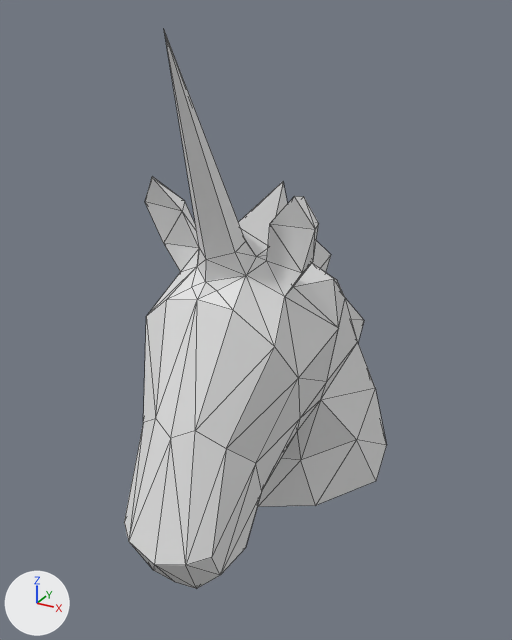
Renders of the Blender file unicorn.blend from each side of a commit.
Camera for both pictures: a 50 mm lens placed at (12.6, -20.4, 20.8), pointed at (-1.0, 4.4, 8.4). Lighting does not change. The marker at lower left points along +X, +Y and +Z. Mesh edges are drawn as thin lines.
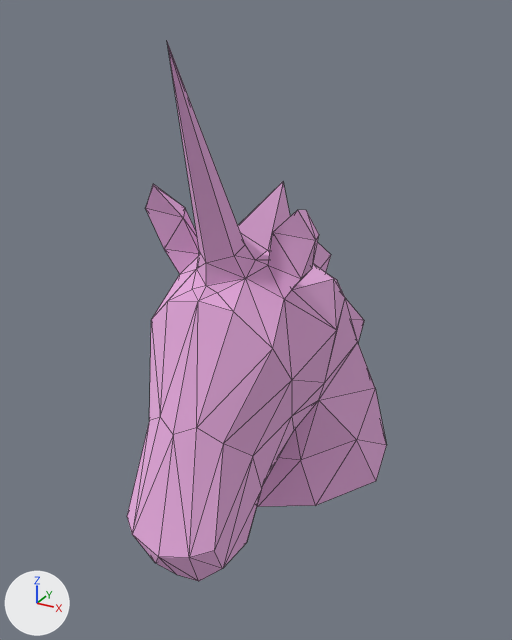
Where the change shows, as pixel boxes (x1, y1, x2, y2) in the pictures (512 x 640 px; the box of a moved part takes in the faces that stretch with it):
'Plane', recoloured, reshaped (grey to pink)
    before: (124, 30, 387, 589)
    after: (127, 42, 387, 581)
part 1 of me_plane, moved or reshaped
    before: (124, 30, 375, 589)
    after: (127, 42, 375, 581)

The edits, one by one:
Material 'Material' (mat_material) is new.
Its base color is (0.8, 0.436, 0.743) (pink #e7b0e0).
Its roughness is 0.5.
me_plane is used by ob_plane; location (0.01, 3.13, 7.02); rotation (0.0, 1.571, 0.0), in degrees (0, 90, 0); scale (3.25, 3.25, 3.25).
me_plane had 139 vertices, 264 faces and spanned x -4.08..2.21, y -2.49..4.08, z -1.29..1.25.
me_plane now has 139 vertices, 264 faces and spans x -3.98..2.21, y -2.42..4.08, z -1.29..1.25.
me_plane part 1: 90 of 139 vertices moved; they spanned x -4.08..1.89, y -2.49..0.07, z -1.12..1.07 and now span x -3.98..1.82, y -2.42..0.01, z -1.11..1.08; mean shift (0.01, -0.01, 0.0); largest move (-2.52, -0.87, 0.93) -> (-2.39, -0.88, 0.96).
me_plane now uses material mat_material (pink #e7b0e0).
